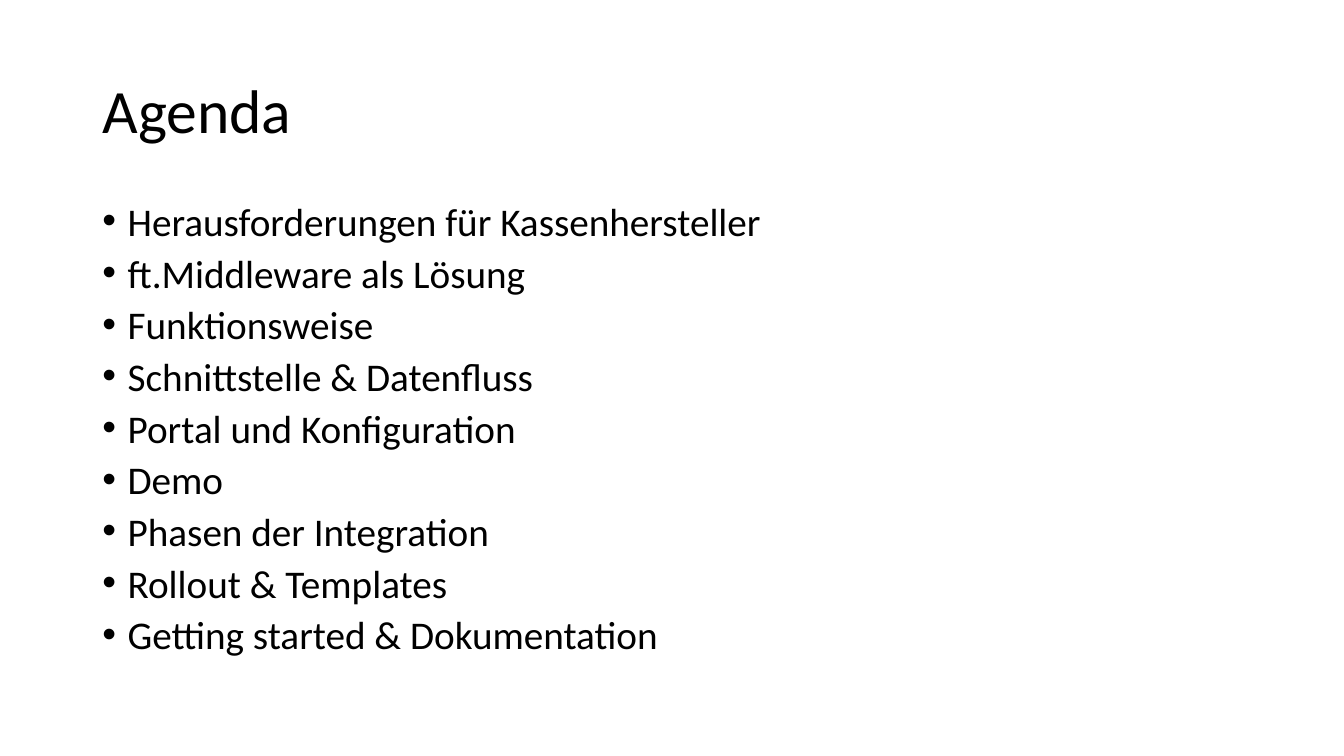
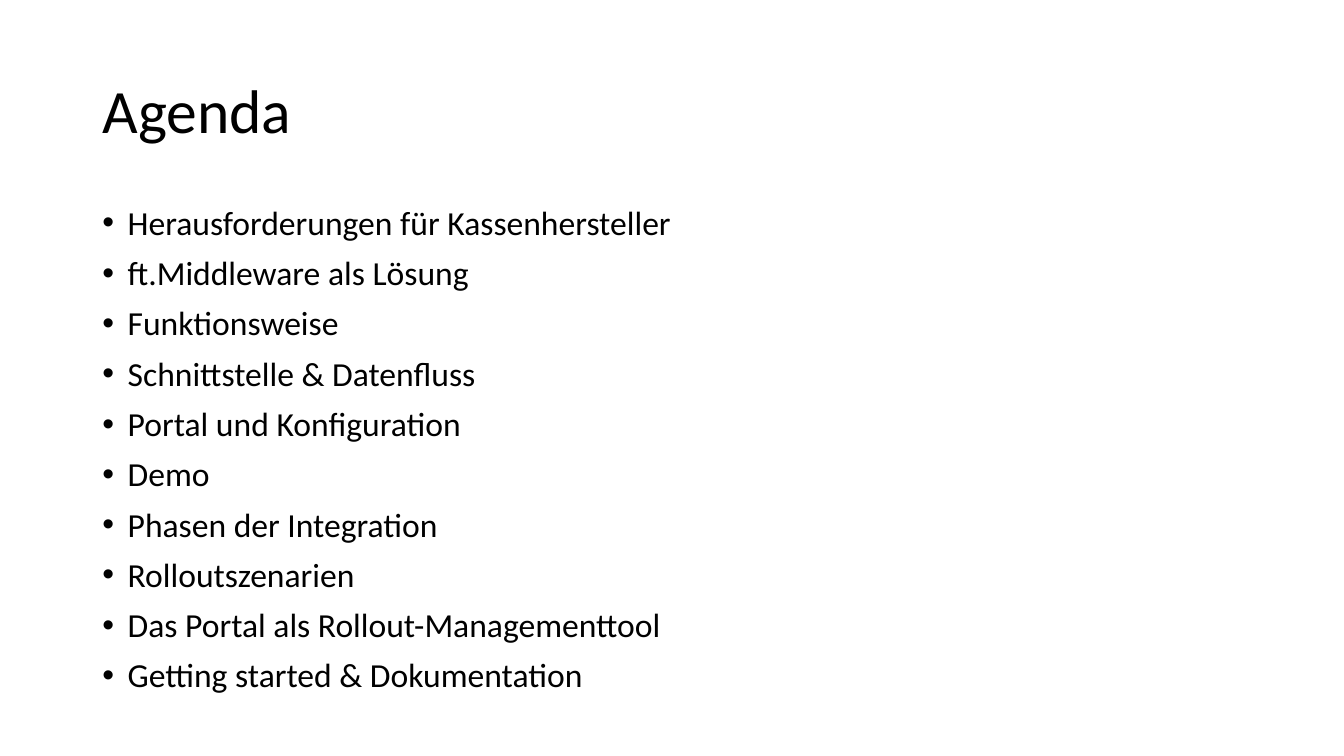
Before and after one commit to fiskaltrust/productdescription-de-doc, a slide deck: slide 2 of for-poscreators/presentation/onboarding_de.pptx. Drawn at 1344x756 pixels with LibreOffice and Linux fonts; fonts in the diff are those of the drawing. Boxes give left, top, right and bottom in pixels: in the first picture for what was removed or moved away, otherwise in the second. Text is boxed around its words. In the diff, an @@ line names an element or a change of style, - is before the commit and + after.

```diff
--- a/for-poscreators/presentation/onboarding_de.pptx
+++ b/for-poscreators/presentation/onboarding_de.pptx
@@ text at [128, 211, 670, 693]: size 28 to 24 pt in "Herausforderungen für Kassenhersteller", "ft.Middleware als Lösung", "Funktionsweise", "Schnittstelle & Datenfluss" and 4 more places; line spacing 0.8 to 0.9 @@
@@ text at [128, 563, 660, 643]: text changed; size 28 to 24 pt @@
-• Rollout & Templates
+• Rolloutszenarien
+• Das Portal als Rollout-Managementtool
```
Also in this commit, not shown: 8 other slides changed, 7 slides added, 1 slide removed, 6 other files.
